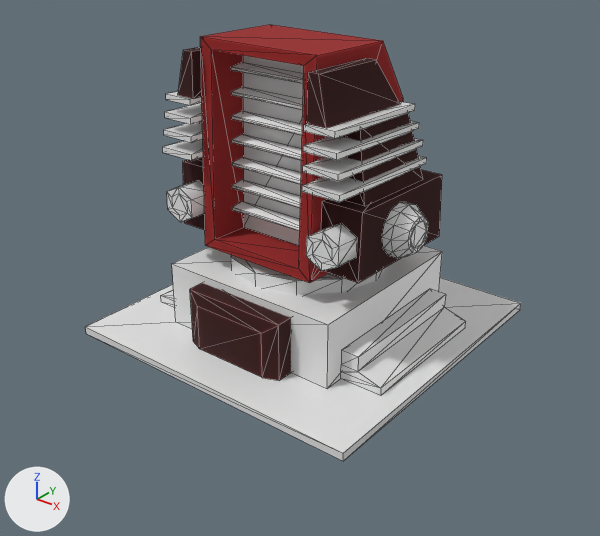
Before and after pictures for a commit that changed the FBX model Assets/_Project/Art/Models/Building/struct_Power_Station.fbx.
One viewpoint serves both versions: a 50 mm lens placed at (11.58, -14.85, 10.65), pointed at (0.34, -0.79, 1.93). Every picture has the same lights, and +X, +Y and +Z are marked at lower left. The older version comes first. Mesh edges are drawn as thin lines. Where no turn or scale is listed for an object, it has been applied to the vertices.

The first picture shows 'struct_Windtrap_A_Base_yup', 'struct_Windtrap_A_Catcher_yup'.
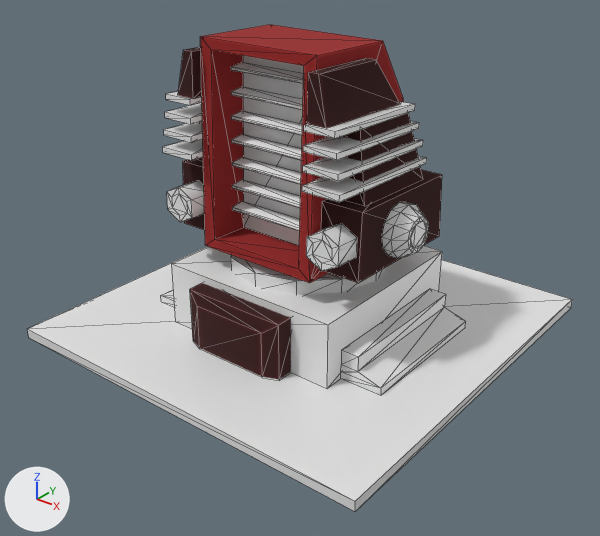
Boxes [x1, y1, x2, y2] around the edits, measured in the pictures (600 x 536 px; the box of a moved part takes in the faces that stretch with it):
'struct_Windtrap_A_Base_yup', reshaped (25% wider, 23% taller): before [85, 246, 521, 461]; after [28, 246, 572, 511]
part 1 of me_mesh_070, moved or reshaped: before [85, 277, 521, 461]; after [28, 246, 572, 511]

The edits, one by one:
me_mesh_070 is used by ob_struct_windtrap_a_base_yup; location (0.0, 0.0, 0.0).
me_mesh_070 had 156 vertices, 236 faces and spanned x -4.0..4.0, y -4.0..4.0, z 0.0..2.18.
me_mesh_070 now has 156 vertices, 236 faces and spans x -5.0..5.0, y -5.0..5.0, z -0.03..2.18.
me_mesh_070 part 1: the loose piece of 8 vertices spanning x -4.0..4.0, y -4.0..4.0, z 0.0..0.2 is scaled about its middle by 1.25.
